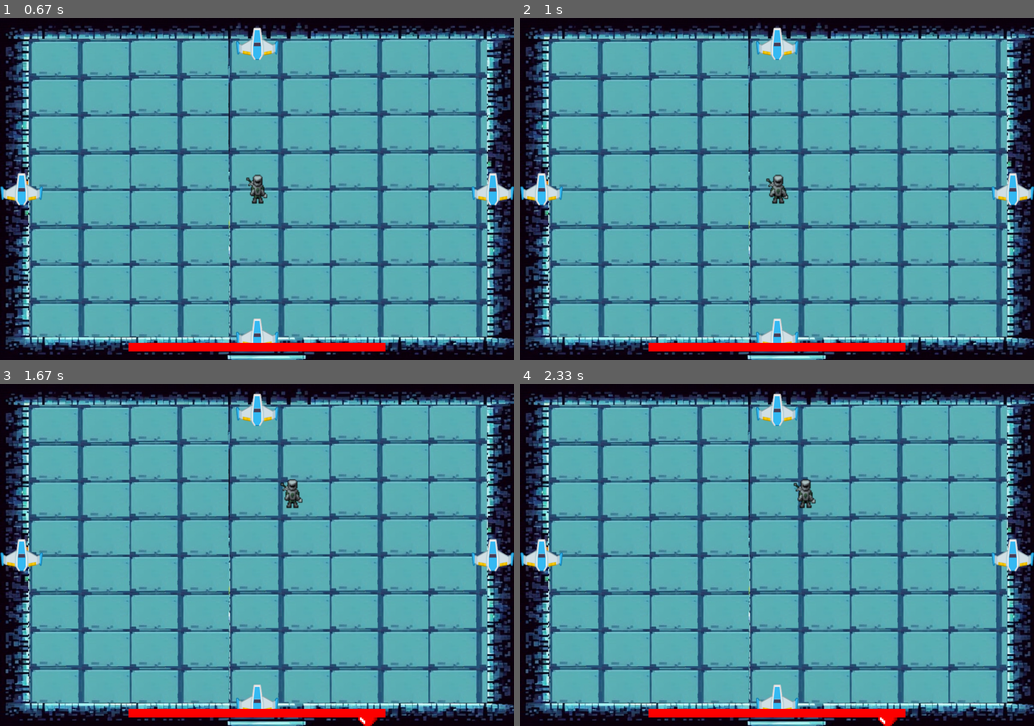
Above: before the commit, frames 1-4 (two rows, left to right).
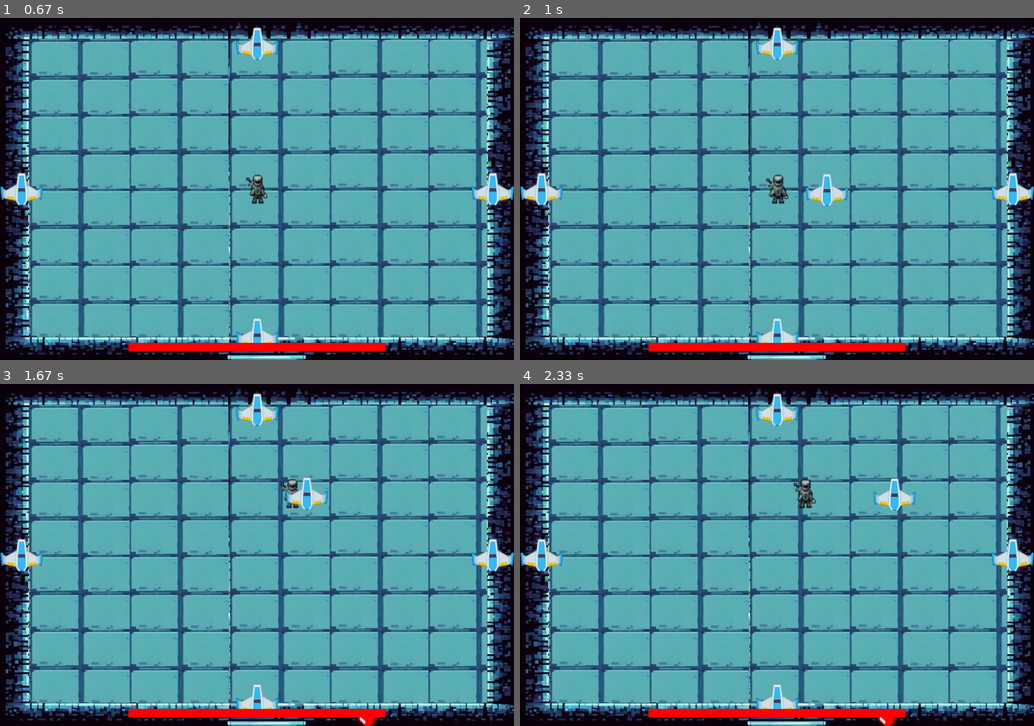
Above: after the commit, the same moments.

Repository: Vronst/Pygame_Binding_of_Isaac
Game: pygame game, started from menu.py
The game is run twice, just before and just after one commit, with the same random seed, the same clock (stepped at 60 frames per second) and the same inputs.
Inputs (mouse positions are in pixels of both pictures, inside the frame that each line leads up to):
- Up to frame 1 (0.67 s): click (257, 82) at 0.38 s
- Up to frame 2 (1 s): hold D from 0.67 s (still down); move the mouse to (756, 202) at 0.7 s
- Up to frame 3 (1.67 s): release D at 1.13 s; hold W 1.17-1.47 s; hold Up 1.17-1.47 s; hold D from 1.5 s (still down); hold Right from 1.5 s (still down)
- Up to frame 4 (2.33 s): release D at 1.97 s; release Right at 1.97 s; hold A from 2 s (still down); hold Left from 2 s (still down)

Frame 1 is identical in both runs. In frame 2, 0.4% of the frame differs, in the area x 55-64%, y 45-55%; in frame 3, 0.4%, in the area x 55-64%, y 27-37%; in frame 4, 0.4%.

Commit message:
delayed commit

Diff:
--- a/character.py
+++ b/character.py
@@ -11,8 +11,10 @@
         self.rect = self.image.get_rect()
         self.rect.center = (cx, cy)
         self.borders = borders
+        self.limit = [85, 50]  # limit how close to the border it can be
 
     def _move(self, group):
+        # idea of group here is to have group of object that u can collide with
         pass
 
     def get_event(self, **kwargs):
@@ -22,23 +24,24 @@
         display.blit(self.image, self.rect)
 
     def update(self, key_pressed=None, group=None):
+        # forwarding pressed keys
         self.get_event(key_pressed=key_pressed)
         self._move(group)
 
         # blocking out of border movement
 
         # bottom
-        if self.rect.bottom > self.borders[1] - 50:
-            self.rect.bottom = self.borders[1] - 50
+        if self.rect.bottom > self.borders[1] - self.limit[1]:
+            self.rect.bottom = self.borders[1] - self.limit[1]
         # top
-        if self.rect.top < 50:
-            self.rect.top = 50
+        if self.rect.top < self.limit[1]:
+            self.rect.top = self.limit[1]
         # left
-        if self.rect.centerx < 100:
-            self.rect.centerx = 100
+        if self.rect.centerx < self.limit[0]:
+            self.rect.centerx = self.limit[0]
         # right
-        if self.rect.centerx > self.borders[0] - 85:
-            self.rect.centerx = self.borders[0] - 85
+        if self.rect.centerx > self.borders[0] - self.limit[0]:
+            self.rect.centerx = self.borders[0] - self.limit[0]
 
     def tired(self):
         return False
--- a/enemies.py
+++ b/enemies.py
@@ -2,12 +2,13 @@
 import os
 from character import Character
 from item import EnemyBullet
+from time import time
 
 
 class Enemy(Character):
-    def __init__(self, cx, cy, image, borders, player, move_x, move_y, obstacles=None):
+    def __init__(self, cx, cy, image, borders, player, move_x, move_y, obstacles=None, health=3):
         super().__init__(cx, cy, image, borders, obstacles)
-        self.player = player.rect
+        self.player = player
         self.move_x = move_x
         self.move_y = move_y
         self._moves = ((self.move_x, 0), (-self.move_x, 0), (0, self.move_y), (0, -self.move_y))
@@ -15,14 +16,28 @@
         self.attacks = pygame.sprite.Group()
         self.cooldown = 2000  # cooldown time - now 2 seconds
         self._last_cooldown = pygame.time.get_ticks()
+        self.health = health
+        self.immunity_time = 1
+        self.damaged_time = time()
+        self.time = time()
 
+    # not used thus commented
     # def set_moves(self, x, y):
     #     self._moves = ((x, 0), (-x, 0), (0, y), (0, -y))  # how much object will move per update
 
     def _move(self, group=None):
+        self.time = time()
+        # colliding with players attacks
+        if pygame.sprite.spritecollideany(self, self.player.attacks) and self.time - self.damaged_time > self.immunity_time:
+            print(self.health, time())
+            self.damaged_time = time()
+            self.health -= 1
+            if self.health == 0:
+                self.kill()
+
         # making it move dependent of player object
-        distance_x = self.rect.x - self.player.x
-        distance_y = self.rect.y - self.player.y
+        distance_x = self.rect.x - self.player.rect.x
+        distance_y = self.rect.y - self.player.rect.y
         if distance_x < 0:
             direction = 'right'
         elif distance_x > 0:
@@ -37,22 +52,20 @@
 
         if group:
             group = [x for x in group if x != self]
+        moves = []
+        # go right if melee (else left, init of range enemy inverts x)
+        if distance_x < 0:
+            moves.append(self._moves[0])
+        # go left if melee (else right)
+        if distance_x >= 0:
+            moves.append(self._moves[1])
+        # down
+        if distance_y < 0:
+            moves.append(self._moves[2])
+        # up
+        if distance_y > 0:
+            moves.append(self._moves[3])
 
-        moves = []
-
-        if distance_x < 0 or (distance_x >= 0 and self.rect.x > self.borders[0] - 100 and not self._melee):
-            # self.rect.move_ip(self._moves[0])
-            moves.append(self._moves[0])
-        if (distance_x > 0 or
-                (distance_x >= 0 and self.rect.x < self.borders[0] - self.borders[0] + 100 and not self._melee)):
-            # self.rect.move_ip(self._moves[1])
-            moves.append(self._moves[1])
-        if distance_y < 0:
-            # self.rect.move_ip(self._moves[2])
-            moves.append(self._moves[2])
-        if distance_y > 0:
-            # self.rect.move_ip(self._moves[3])
-            moves.append(self._moves[3])
         for move in moves:
             if not self.tired():
                 self.rect.move_ip(move)
@@ -66,6 +79,7 @@
     def attack(self, direction: str = 'down'):
         pass
 
+    # not used but still here
     def is_melee(self):
         return self._melee
 
@@ -89,15 +103,16 @@
 
 
 class RangeEnemy(Enemy):
-    def __init__(self, cx, cy, image, borders, player, move_x=-3, move_y=5, obstacles=None):
-        super().__init__(cx, cy, image, borders, player, move_x, move_y, obstacles)
+    def __init__(self, cx, cy, image, borders, player, move_x=3, move_y=5, obstacles=None):
+        super().__init__(cx, cy, image, borders, player, -move_x, move_y, obstacles)
         self._melee = False
+        self.limit[0] = 100
 
     def attack(self, direction: str = 'down'):
         now = pygame.time.get_ticks()
         if now - self._last_cooldown > self.cooldown:
             path = os.path.join(os.getcwd(), 'images')
-            if self.rect.x < self.player.x:  # player on the right side
+            if self.rect.x < self.player.rect.x:  # player on the right side
                 bullet_image = pygame.image.load(os.path.join(path, 'bullet_right.png')).convert_alpha()
             else:  # player on the left side
                 bullet_image = pygame.image.load(os.path.join(path, 'bullet_left.png')).convert_alpha()
--- a/item.py
+++ b/item.py
@@ -10,6 +10,13 @@
         self.rect.center = (cx, cy) #start position
         self.borders = borders #borders of the display
 
+    def _move(self, group=None):
+        pass
+
+    def update(self, key_pressed=None, group=None, obstacles=None, borders: tuple = (1200, 800)):
+        self._move()
+
+
 class Heart(Item):
 
     def __init__(self, image, borders):
@@ -21,6 +28,7 @@
     def heal(self, player):
         player.heal(5)  # +5hp
 
+
 class EnemyBullet(Item):
     def __init__(self, cx, cy, image, borders: tuple, direction: str, speed=3):
         super().__init__(cx, cy, image, borders)
@@ -28,6 +36,7 @@
         self.speed = speed
 
     def _move(self, group=None):
+
         if self.direction == 'left':
             self.rect.move_ip((-self.speed, 0))
         elif self.direction == 'right':
@@ -37,5 +46,52 @@
         elif self.direction == 'down':
             self.rect.move_ip(0, self.speed)
 
-    def update(self, key_pressed=None, group=None, obstacles=None, borders: tuple = (1200, 800)):
+
+class PlayerSword(EnemyBullet):
+
+    def __init__(self, cx, cy, image, borders, direction: str, speed=8, range=100, owner=None):
+        super().__init__(cx, cy, image, borders, direction, speed)
+        self.start = (cx, cy)
+        self.cooldown = 2000
+        self._last_cooldown = 0
+        self.returning = False
+        self.range = range
+        self.owner = owner
+
+    def _move(self, group=None):
+        if not self.returning or not self.owner:
+            super()._move()
+        if (0 > self.rect.center[0] or self.rect.center[0] > self.borders[0]) or (0 > self.rect.center[1] or self.rect.center[1] > self.borders[1]):
+            self.kill()
+        check1, check2 = self.rect.center[0] - self.start[0], self.rect.center[1] - self.start[1]
+        if not self.returning and (check1 < -self.range or check1 > self.range or check2 > self.range or check2 < -self.range):
+            self.speed *= -1
+            self.returning = True
+        if not self.owner:
+            if self.returning and self.rect.center == self.start:
+                self.kill()
+        else:
+            distance_x = self.rect.x - self.owner.rect.x
+            distance_y = self.rect.y - self.owner.rect.y
+            # right
+            if self.returning:
+                if distance_x > 0:
+                    self.rect.move_ip(self.speed // 4, 0)
+                # left
+                if distance_x < 0:
+                    self.rect.move_ip(-self.speed // 4, 0)
+                # up
+                if distance_y < 0:
+                    self.rect.move_ip(0, -self.speed // 4)
+                # down
+                if distance_y > 0:
+                    self.rect.move_ip(0, self.speed // 4)
+                if self.returning and self.rect.colliderect(self.owner.rect):
+                    self.kill()
+
+    def draw(self, surface):
+        surface.blit(self.image, self.rect)
+
+    def update(self, surface):
         self._move()
+        self.draw(surface)
--- a/level.py
+++ b/level.py
@@ -15,10 +15,8 @@
         self.background = background
         self.surface = surface
         self.enemies = {0: (MeleeEnemy, self.images['MELEE_ENEMY']), 1: (RangeEnemy, self.images['RANGE_ENEMY'])}
-        # to be more complicated
         self.player = player
         self.set_of_enemies = pygame.sprite.Group()
-        # self.set_of_obstacles = pygame.sprite.Group()
         self.borders = borders
         self.last_damage_time = 0
         # for safety run new_level last in init
@@ -36,7 +34,7 @@
                         self.enemies[shot][1],
                         self.borders,
                         self.player, obstacles=self.obstacle_gen.obstacles))
-                self.set_of_enemies.add(new)  # ignore yellow warning
+                self.set_of_enemies.add(new)
 
         self.draw(self.surface)
 
@@ -44,7 +42,7 @@
         self.player.obstacles = self.obstacle_gen.obstacles
         self.player.traps = self.obstacle_gen.traps
         self.buffs.update()
-        self.set_of_enemies.update(group=self.set_of_enemies)
+        self.set_of_enemies.update(group=self.set_of_enemies)  # need to past it so it know where is everybody and who collided with who
 
         enemy_bullets_group = pygame.sprite.Group()  # group of enemy bullets
 
@@ -66,7 +64,7 @@
             self.restart()
 
     def draw(self, screen) -> None:
-        if self.doors:
+        if self.doors and not self.set_of_enemies.spritedict:
             self.doors.draw(screen)
         self.buffs.draw(screen)
         self.obstacle_gen.draw(self.surface)
--- a/main.py
+++ b/main.py
@@ -40,11 +40,10 @@
     player_images.append(pygame.image.load(os.path.join(path, image_name)).convert_alpha())
 
 heart_image = pygame.image.load(os.path.join(path, 'heart.png'))  # heart image
-# hearts = pygame.sprite.Group()  # group of hearts on the screen
 
-player = Player(DISPLAY[0] / 2, DISPLAY[1] / 2, player_images, DISPLAY)
-# enemy = MeleeEnemy(100, 100, IMAGES['PLAYER'], DISPLAY, player)
-# enemy1 = RangeEnemy(100, 300, IMAGES['PLAYER'], DISPLAY, player, -3, 5)
+
+player = Player(DISPLAY[0] / 2, DISPLAY[1] / 2, player_images, DISPLAY, weapon=IMAGES["PLAYER"])
+
 overlay = Overlay(player=player, borders=DISPLAY, images=IMAGES,
                   surface=screen, background=BACKGROUND, image=IMAGES['PLAYER'])
 room = overlay.current_room
@@ -53,11 +52,6 @@
 last_health_update = pygame.time.get_ticks()  # time from start of the game
 last_item_spawn = pygame.time.get_ticks()  # time from start of the game
 item_spawn_interval = 1000
-
-
-# collision_detector = DetectCollision(player, DISPLAY, IMAGES, screen, None)
-# # collision detector between player and enemies
-
 
 # main loop
 while running:
--- a/player.py
+++ b/player.py
@@ -1,10 +1,11 @@
 import pygame
 from character import Character
+from item import PlayerSword
 
 
 class Player(Character):
 
-    def __init__(self, cx, cy, images, border: tuple, obstacles=None, traps=None):
+    def __init__(self, cx, cy, images, border: tuple, obstacles=None, traps=None, weapon=None):
         super().__init__(cx, cy, images[0], border)
         self.traps = traps
         self.obstacles = obstacles
@@ -16,6 +17,10 @@
         self.health = 100  # starting player health
         self.max_health = 100  # maximum player health
         self.border = border  # border for window dimensions
+        self.weapon = weapon  # image of weapon
+        self.attacks = pygame.sprite.Group()
+        self._lastcooldown = 0
+        self.cooldown = 3000
 
     def check_collision(self, move):
         self.rect.move_ip(move)
@@ -34,7 +39,14 @@
             self.check_collision([0, -8])
         if kwargs['key_pressed'][pygame.K_DOWN]:
             self.check_collision([0, 8])
-
+        if kwargs['key_pressed'][pygame.K_w]:
+            self.attack('up')
+        if kwargs['key_pressed'][pygame.K_s]:
+            self.attack('down')
+        if kwargs['key_pressed'][pygame.K_a]:
+            self.attack('left')
+        if kwargs['key_pressed'][pygame.K_d]:
+            self.attack('right')
         self.last_delay -= 1  # decreasing delay
         if self.last_delay <= 0:
             self.image_index += 1  # go to the next animation image
@@ -43,12 +55,18 @@
             self.image = self.images[self.image_index]  # replace animation image with next index
             self.last_delay = self.animation_delay  # reset delay
 
-    def attack(self):
-        pass
+    def attack(self, direction=None):
+        position = {'up': (self.rect.center[0], self.rect.top), 'down': (self.rect.center[0], self.rect.bottom,),
+                        'left': (self.rect.left, self.rect.center[1]), 'right': (self.rect.right, self.rect.center[1])}[direction]
+        if not self.attacks.sprites():
+            attack = PlayerSword(cx=position[0], cy=position[1], image=self.weapon, borders=self.borders, direction=direction, owner=self)
+            self.attacks.add(attack)
+
 
     def draw(self, display):
         super().draw(display)
         self.draw_health_bar(display)
+        self.attacks.update(display)
 
     def draw_health_bar(self, display):
         health_bar_width = self.border[0] // 2  # half the window width
--- a/rooms.py
+++ b/rooms.py
@@ -30,7 +30,7 @@
         # player
         self.player = player
         # image for doors
-        self.door_image = door_image if door_image else room.door_image
+        self.door_image = door_image if door_image else room.door_image  # if image not passed it loads it from room images
         # hit box
         self.rect = self.door_image.get_rect()
         # group for doors
@@ -45,9 +45,10 @@
 
     # checks if player enters the door
     def check_the_door(self):
-        for door in self.doors:
-            if self.player.rect.colliderect(door):
-                return door
+        if not self.level.set_of_enemies.spritedict:
+            for door in self.doors:
+                if self.player.rect.colliderect(door):
+                    return door
         return False
 
     # allows player to use door if collided
@@ -96,6 +97,7 @@
 
     def go_thru(self):
         self.parent.player.cords = self.cords
+        self.parent.player.attacks.empty()
         print(self.parent.player.cords)
         # if it is precious room its return it
         if self.room:
Not shown, changed: README.md
